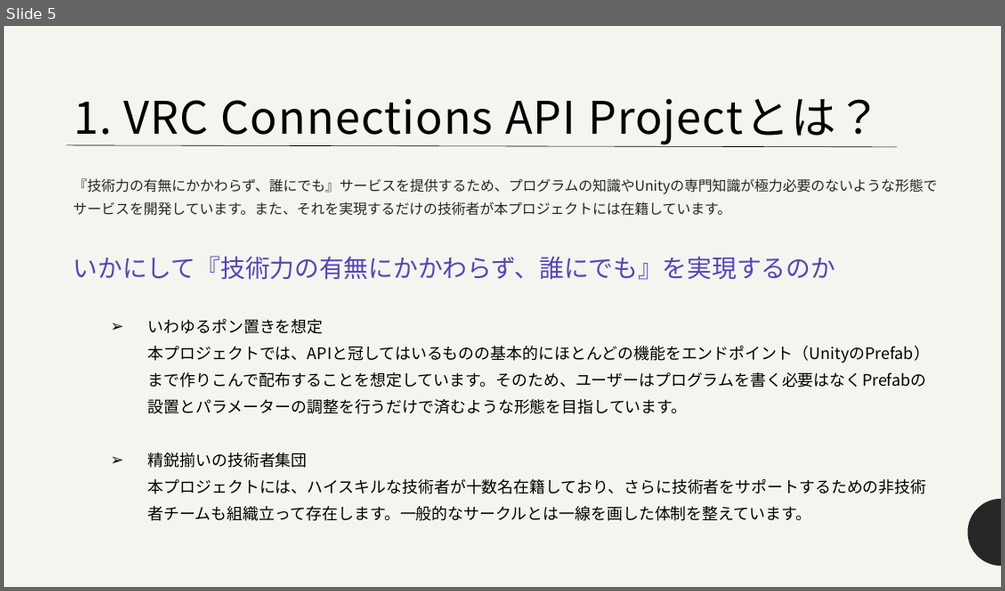
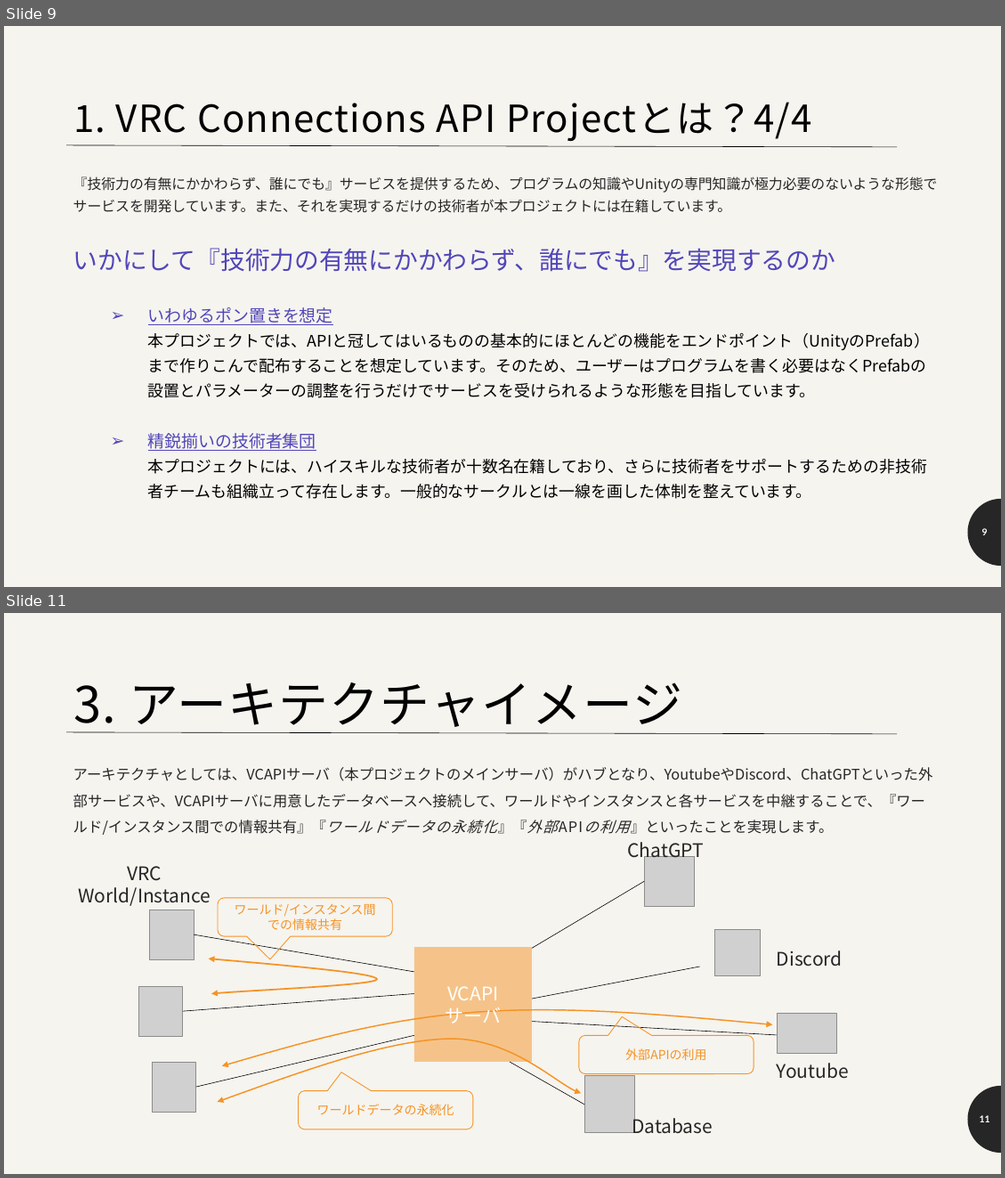
Before and after one commit to nHaruka-git/VRC-Connestions-API-Project-Public-Resources, a slide deck: 対外紹介資料.pptx. Shown one above the other, each under a label of ours: slide 5 before the commit, slides 9 and 11 after it; the slides between them are not shown. The pictures are 1005x591 and 1005x1178 pixels, drawn with LibreOffice and Linux fonts; fonts in the diff are those of the drawing; grey boxes stand for pictures. Boxes give left, top, right and bottom in pixels: in the first picture for what was removed or moved away, otherwise in the second. Text is boxed around its words. In the diff, an @@ line names an element or a change of style, - is before the commit and + after.

```diff
--- a/対外紹介資料.pptx
+++ b/対外紹介資料.pptx
@@ slide 11 added at (4, 613, 1001, 1174), background #F6F4EF; not listed: 1 template element that a slide beside it also shows @@
@@ title added at (73, 682, 683, 734), 48 pt, text #000000 @@
+3. アーキテクチャイメージ
@@ line added from (67, 732) to (897, 734), #000000 0.5 pt @@
@@ text added at (73, 767, 933, 835), 14 pt, text #262626 @@
+アーキテクチャとしては、VCAPIサーバ（本プロジェクトのメインサーバ）がハブとなり、YoutubeやDiscord、ChatGPTといった外部サービスや、VCAPIサーバに用意したデータベースへ接続して、ワールドやインスタンスと各サービスを中継することで、『ワールド/インスタンス間での情報共有』『ワールドデータの永続化』『外部APIの利用』といったことを実現します。
@@ text added at (628, 842, 704, 861), 18 pt, text #262626 @@
+ChatGPT
@@ text added at (79, 866, 211, 906), 18 pt, text #262626 @@
+VRC World/Instance
@@ picture added at (644, 856, 695, 906) @@
@@ rounded speech box added at (218, 898, 393, 936), outline #F59324 0.75 pt, 12 pt, text #F59324 @@
+ワールド/インスタンス間
+での情報共有
@@ line added from (644, 882) to (532, 948), #000000 0.5 pt @@
@@ picture added at (150, 910, 194, 960) @@
@@ picture added at (714, 930, 760, 976) @@
@@ line added from (194, 934) to (414, 972), #000000 0.5 pt @@
@@ freeform shape added at (208, 958, 377, 994), outline #F59324 1.5 pt @@
@@ rectangle added at (414, 948, 532, 1062), fill #F59324 at 50% opacity, 18 pt, text #FFFFFF @@
+VCAPI
+サーバ
@@ text added at (777, 950, 842, 966), 18 pt, text #262626 @@
+Discord
@@ picture added at (138, 986, 183, 1037) @@
@@ line added from (700, 966) to (532, 999), #000000 0.5 pt @@
@@ line added from (183, 1011) to (414, 994), #000000 0.5 pt @@
@@ freeform shape added at (222, 1010, 772, 1066), outline #F59324 1.25 pt @@
@@ line added from (196, 1086) to (414, 1036), #000000 0.5 pt @@
@@ freeform shape added at (217, 1038, 581, 1102), outline #F59324 1.25 pt @@
@@ line added from (783, 1036) to (532, 1022), #000000 0.5 pt @@
@@ rounded speech box added at (579, 1036, 754, 1074), outline #F59324 0.75 pt, 12 pt, text #F59324 @@
+外部APIの利用
@@ picture added at (777, 1013, 836, 1054) @@
@@ picture added at (152, 1062, 196, 1111) @@
@@ line added from (584, 1104) to (510, 1062), #000000 0.5 pt @@
@@ text added at (777, 1062, 849, 1078), 18 pt, text #262626 @@
+Youtube
@@ rounded speech box added at (299, 1091, 474, 1129), outline #F59324 0.75 pt, 12 pt, text #F59324 @@
+ワールドデータの永続化
@@ picture added at (584, 1076, 634, 1133) @@
@@ text added at (631, 1114, 712, 1134), 18 pt, text #262626 @@
+Database
@@ page number added at (979, 1115, 990, 1122), 9 pt, text #FFFFFF, bold @@
+11
@@ what was slide 5 is now slide 9 @@
@@ slide 9 changed as well @@
@@ title at (73, 102, 811, 141): text changed; size 43.2 to 36 pt @@
-1. VRC Connections API Projectとは？
+1. VRC Connections API Projectとは？4/4
@@ text at (73, 176, 938, 499): size 15.3 to 16.1 pt, text colour #000000 to #5046B9, underline on in "精鋭揃いの技術者集団"; line spacing 1.4 to 1.3 @@
@@ text at (148, 307, 930, 398): text changed @@
-  ➢ いわゆるポン置きを想定
-    本プロジェクトでは、APIと冠してはいるものの基本的にほとんどの機能をエンドポイント（UnityのPrefab）まで作りこんで配布することを想定しています。そのため、ユーザーはプログラムを書く必要はなくPrefabの設置とパラメーターの調整を行うだけで済むような形態を目指しています。
+  ➢ いわゆるポン置きを想定
+    本プロジェクトでは、APIと冠してはいるものの基本的にほとんどの機能をエンドポイント（UnityのPrefab）まで作りこんで配布することを想定しています。そのため、ユーザーはプログラムを書く必要はなくPrefabの設置とパラメーターの調整を行うだけでサービスを受けられるような形態を目指しています。
@@ page number added at (982, 528, 987, 535), 9 pt, text #FFFFFF, bold @@
+9
```
Also in this commit, not shown: 6 other slides changed, 9 other slides added, 2 slides removed, 25 other files.
